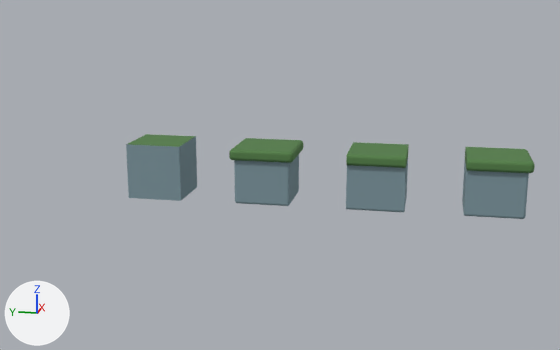
What one commit did to the Blender file Assets/3D/Models/Ground/sol_island_3D_v3.blend.
Camera for both pictures: a camera (50 mm lens) standing at (-13.96, -7.42, 3.81) and looking at (-0.48, -4.73, 0.44). Every picture has the same lights, and +X, +Y and +Z are marked at lower left.

Before the edit, the objects in view are built like this:
```python
me_cube_005 = bpy.data.meshes.new('Cube.005')
me_cube_005.from_pydata(...)  # 824 vertices, 812 faces; spans x -0.575..0.575, y -0.575..0.575, z 0.0..1.0
# faces by material slot: [209, 603]
me_cube_005.materials.append(mat_roche)  # cyan #7f98a1
me_cube_005.materials.append(mat_sol)  # green #57824b
me_cube_007 = bpy.data.meshes.new('Cube.007')
me_cube_007.from_pydata(...)  # 66 vertices, 55 faces; spans x -0.6..0.475, y -0.5..0.5, z 0.0..1.0
# faces by material slot: [12, 43]
me_cube_007.materials.append(mat_roche)  # cyan #7f98a1
me_cube_007.materials.append(mat_sol)  # green #57824b
me_cube_015 = bpy.data.meshes.new('Cube.015')
me_cube_015.from_pydata(...)  # 268 vertices, 255 faces; spans x -0.6..0.475, y -0.6..0.475, z 0.0..1.0
# faces by material slot: [63, 192]
me_cube_015.materials.append(mat_roche)  # cyan #7f98a1
me_cube_015.materials.append(mat_sol)  # green #57824b
ob_center_base = bpy.data.objects.new('center.base', me_cube_007)
ob_center_base.location = (-0.47, -6.5, 0.0)
ob_corner_base = bpy.data.objects.new('corner.base', me_cube_015)
ob_corner_base.location = (-0.47, -8.47, 0.0)
ob_full_base = bpy.data.objects.new('full.base', me_cube_005)
ob_full_base.location = (-0.5, -4.5, 0.0)
# also in view: 'square.base' at (-0.5, -2.5, 0.5)
```
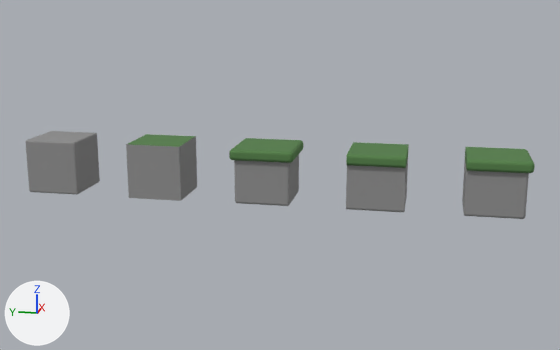
Where the change shows, as pixel boxes (x1, y1, x2, y2) in the pictures (560 x 350 px):
'square.rock', added: after (25, 131, 100, 195)

Edits to the bpy script that builds the scene:
```text
Add me_cube_003:
    me_cube_003.from_pydata(...)  # 216 vertices, 218 faces; spans x -0.5..0.5, y -0.5..0.5, z -0.5..0.5
    me_cube_003.materials.append(mat_roche)  # cyan #7f98a1
Add ob_square_rock:
    ob_square_rock = bpy.data.objects.new('square.rock', me_cube_003)
    ob_square_rock.location = (-0.5, -0.5, 0.5)
```
